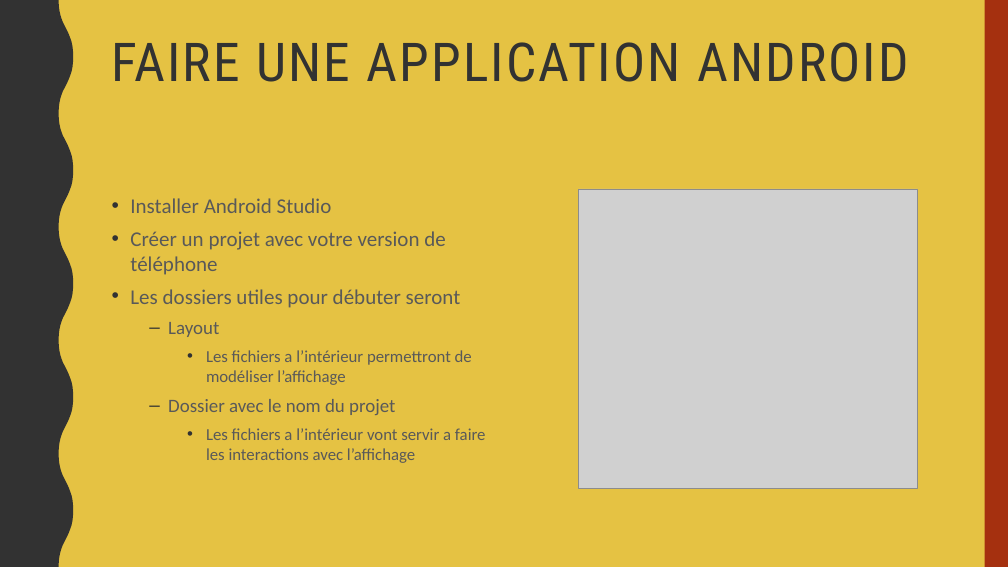
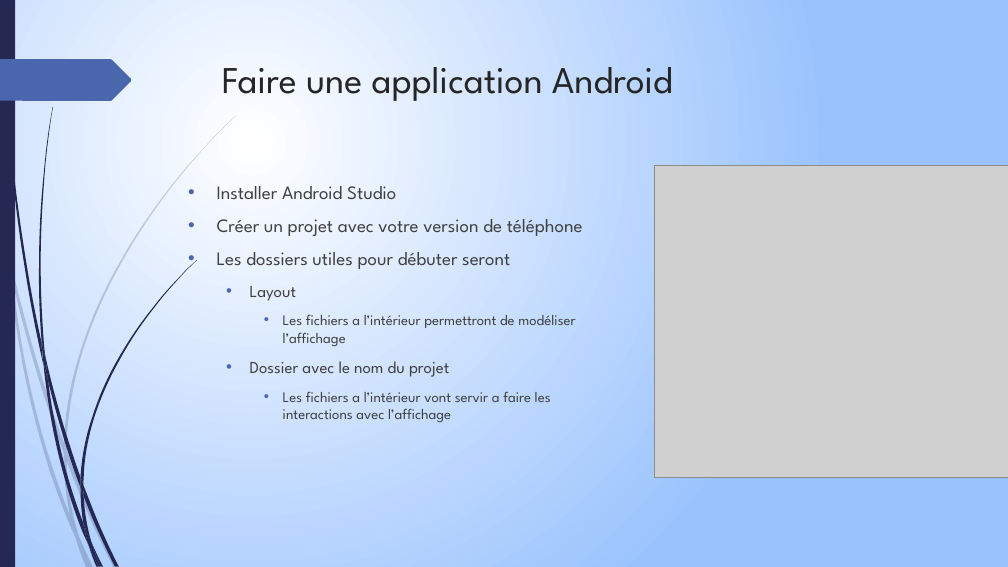
Before and after one commit to PandaPoPy/arduino_thinkcode, a slide deck: slide 7 of cours/Irondelle.pptx. Drawn at 1008x567 pixels with LibreOffice and Linux fonts; fonts in the diff are those of the drawing; grey boxes stand for pictures. Boxes give left, top, right and bottom in pixels: in the first picture for what was removed or moved away, otherwise in the second. Text is boxed around its words. In the diff, an @@ line names an element or a change of style, - is before the commit and + after.

```diff
--- a/cours/Irondelle.pptx
+++ b/cours/Irondelle.pptx
@@ background #E5C243 to gradient #FFFFFF to #9BC3FE @@
@@ freeform shape removed at bbox=[0, 0, 73, 567] @@
@@ rectangle added at bbox=[0, 0, 15, 567], fill #242852 @@
@@ rectangle removed at bbox=[985, 0, 1008, 567] @@
@@ freeform shape added at bbox=[0, 59, 132, 101], fill #4A66AC @@
@@ title at bbox=[222, 67, 673, 101]: text changed; size 51 to 36 pt; font Roboto Condensed to League Spartan; text colour #323232 to #262626 @@
-FAIRE UNE APPLICATION ANDROID
+Faire une application Android
@@ text "Installer Android Studio": place and size @@
-text "Installer Android Studio" at bbox=[130, 198, 486, 463]
+text "Installer Android Studio" at bbox=[217, 186, 583, 422]
@@ text "Installer Android Studio" at bbox=[217, 186, 583, 422]: size 20 to 18 pt in "Installer Android Studio", "Créer un projet avec votre version de ...", "Les dossiers utiles pour débuter seront"; font Calibri to League Spartan, text colour #595959 to #404040; size 18 to 16 pt in "Layout", "Dossier avec le nom du projet"; size 16 to 14 pt in "Les fichiers a l’intérieur permettront de modéliser ...", "Les fichiers a l’intérieur vont servir a ..."; indent changed; more space between paragraphs; bullet colour #323232 to #4A66AC; bullet – to • @@
@@ picture: place and size @@
-picture at bbox=[578, 189, 917, 488]
+picture at bbox=[654, 166, 1008, 478]
@@ group added at bbox=[0, 116, 236, 567]: 10 freeform shapes @@
@@ group added at bbox=[2, 0, 197, 567]: 12 freeform shapes @@
```
Also in this commit, not shown: 12 other slides changed.
